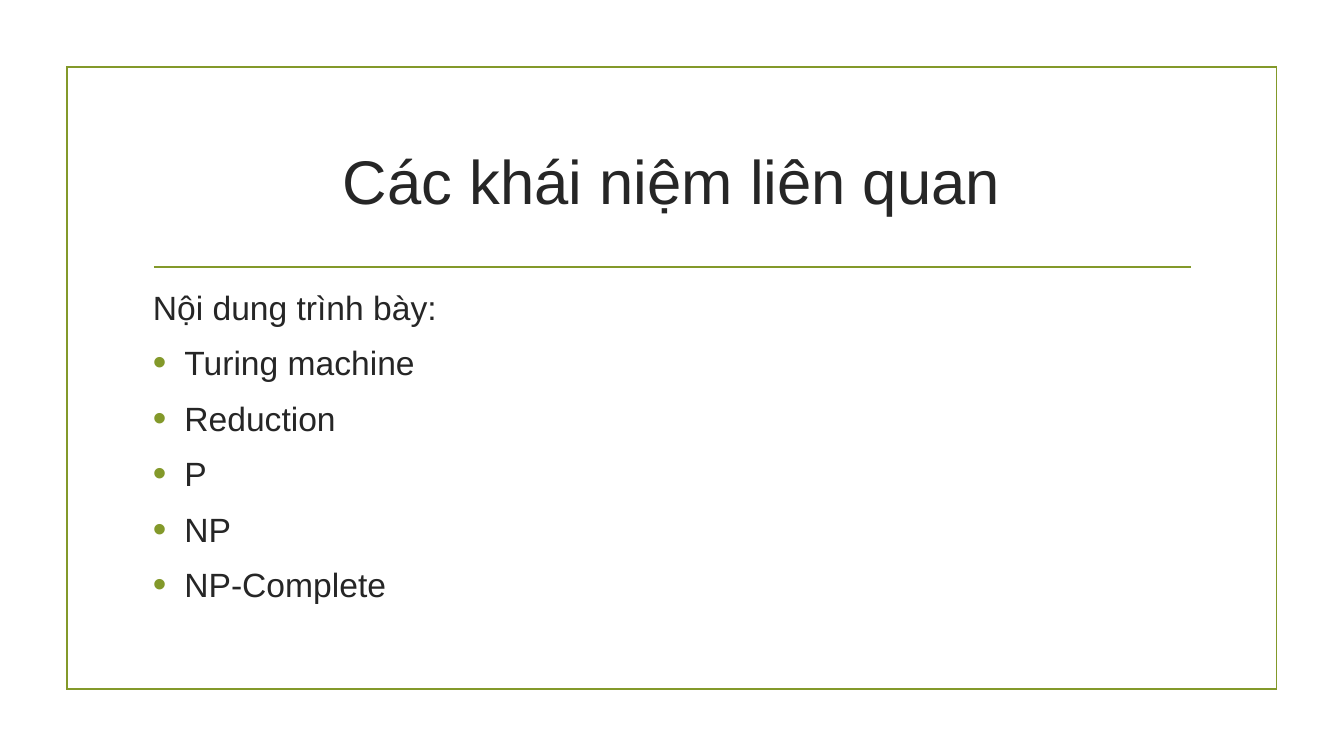
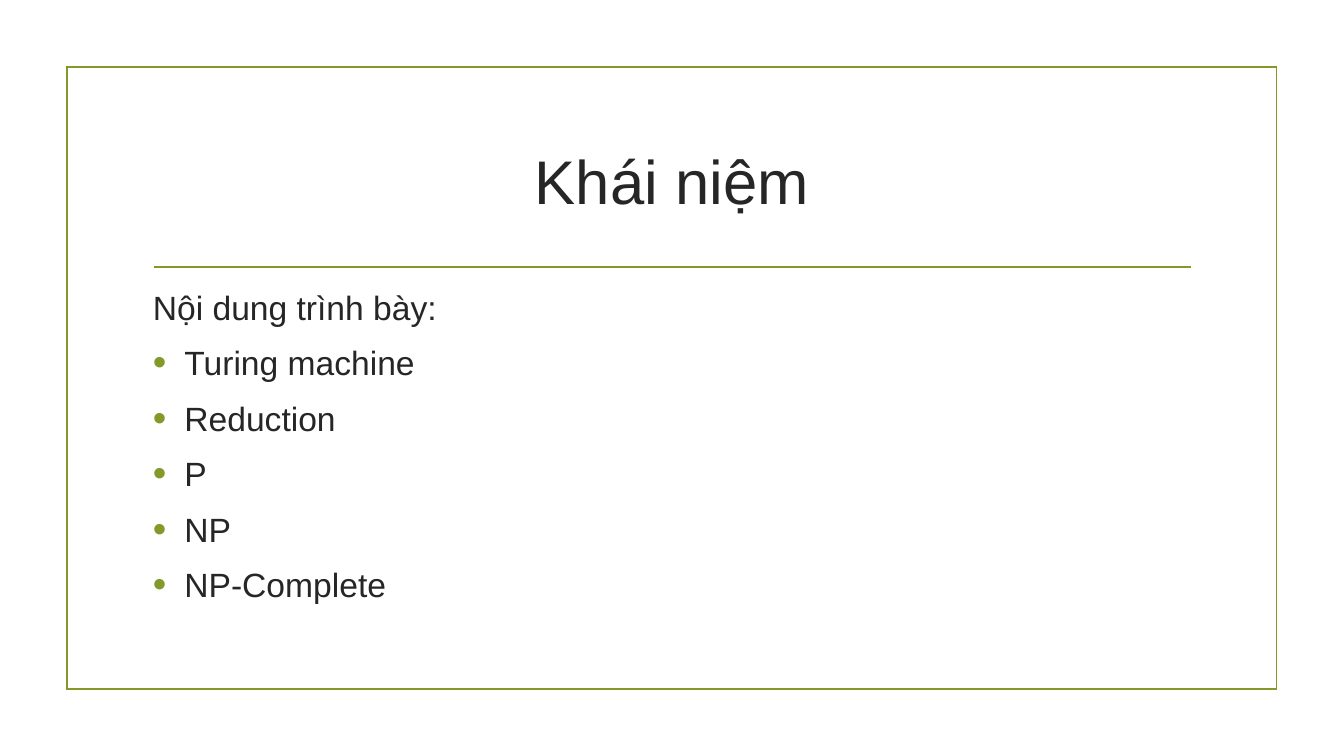
Before and after one commit to hungnguyen0606/PvsNP, a slide deck: slide 9 of Báo cáo đồ án cuối kì.pptx (slide 10 before the commit). Drawn at 1344x756 pixels with LibreOffice and Linux fonts; fonts in the diff are those of the drawing; background and template pictures are left out. Boxes give left, top, right and bottom in pixels: in the first picture for what was removed or moved away, otherwise in the second. Text is boxed around its words. In the diff, an @@ line names an element or a change of style, - is before the commit and + after.

```diff
--- a/Báo cáo đồ án cuối kì.pptx
+++ b/Báo cáo đồ án cuối kì.pptx
@@ title at (x1=535, y1=158, x2=808, y2=214): text changed @@
-Các khái niệm liên quan
+Khái niệm
```
Also in this commit, not shown: 19 other slides changed, 3 slides added, 1 other file.
